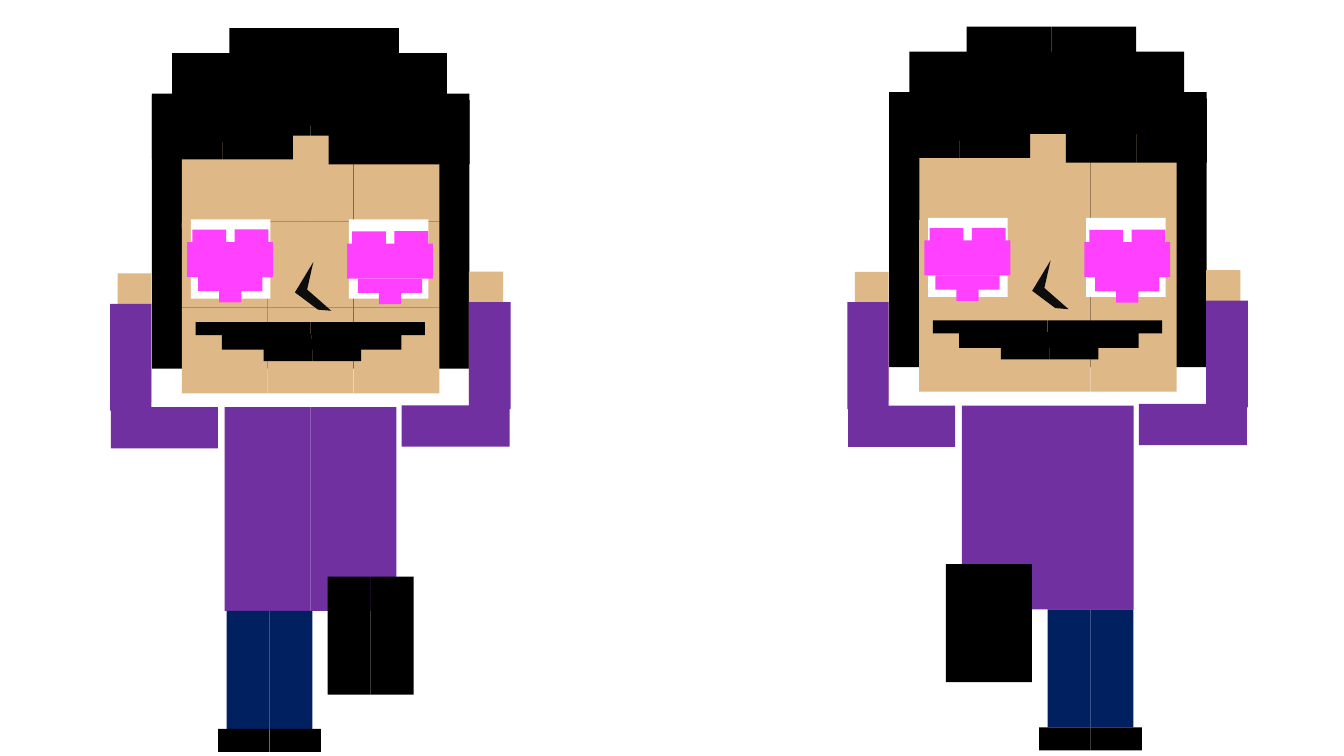
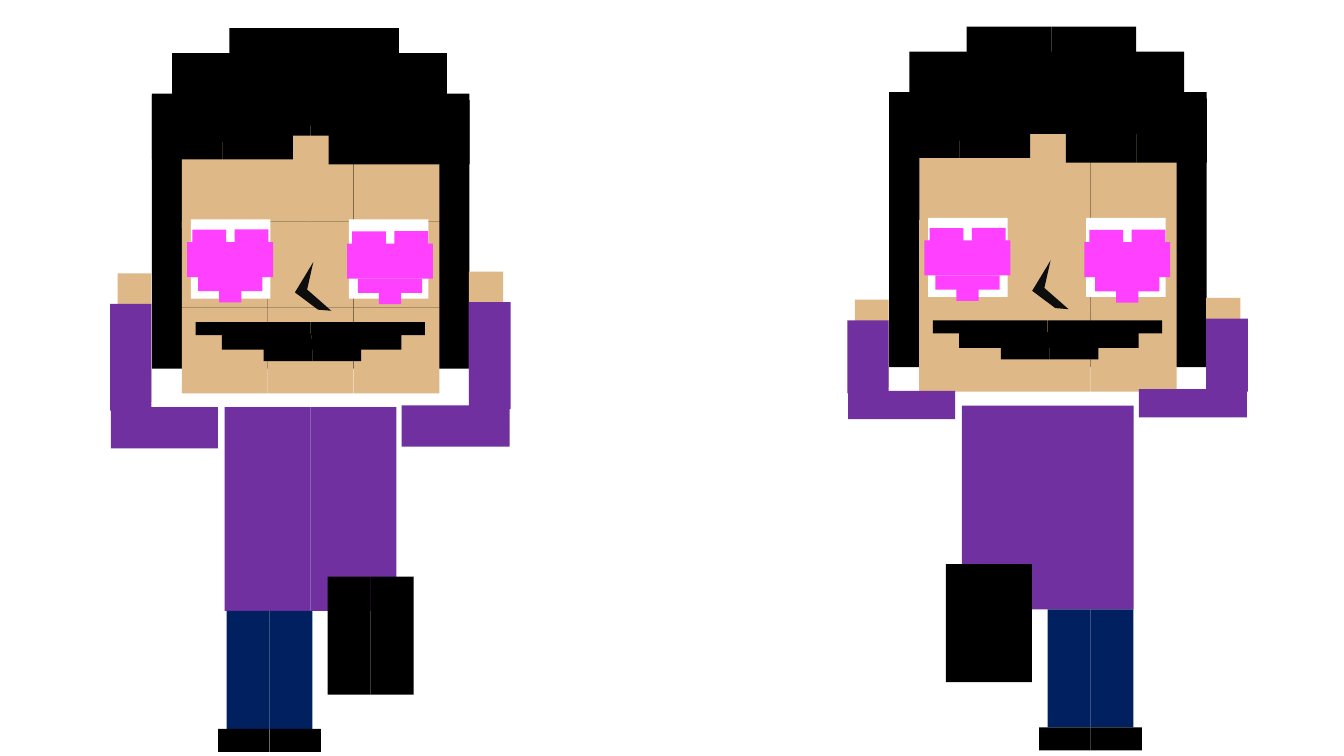
Before and after one commit to gojiteji/golang_webgame, a slide deck: slide 4 of images.pptx. Drawn at 1344x756 pixels with LibreOffice and Linux fonts; fonts in the diff are those of the drawing. Boxes give left, top, right and bottom in pixels: in the first picture for what was removed or moved away, otherwise in the second. Text is boxed around its words. In the diff, an @@ line names an element or a change of style, - is before the commit and + after.

```diff
--- a/images.pptx
+++ b/images.pptx
@@ rectangle: place and size @@
-rectangle at box(855, 272, 889, 401)
+rectangle at box(855, 299, 889, 387)
@@ rectangle: place and size @@
-rectangle at box(1207, 270, 1241, 399)
+rectangle at box(1207, 298, 1241, 386)
@@ rectangle: place and size @@
-rectangle at box(847, 302, 889, 409)
+rectangle at box(847, 321, 889, 394)
@@ rectangle: place and size @@
-rectangle at box(1206, 301, 1248, 408)
+rectangle at box(1206, 319, 1248, 392)
@@ rectangle: place and size @@
-rectangle at box(1139, 404, 1247, 446)
+rectangle at box(1139, 389, 1247, 417)
@@ rectangle: place and size @@
-rectangle at box(848, 405, 955, 447)
+rectangle at box(848, 391, 955, 419)
```
Also in this commit, not shown: 1 other slide changed, 14 other files.
